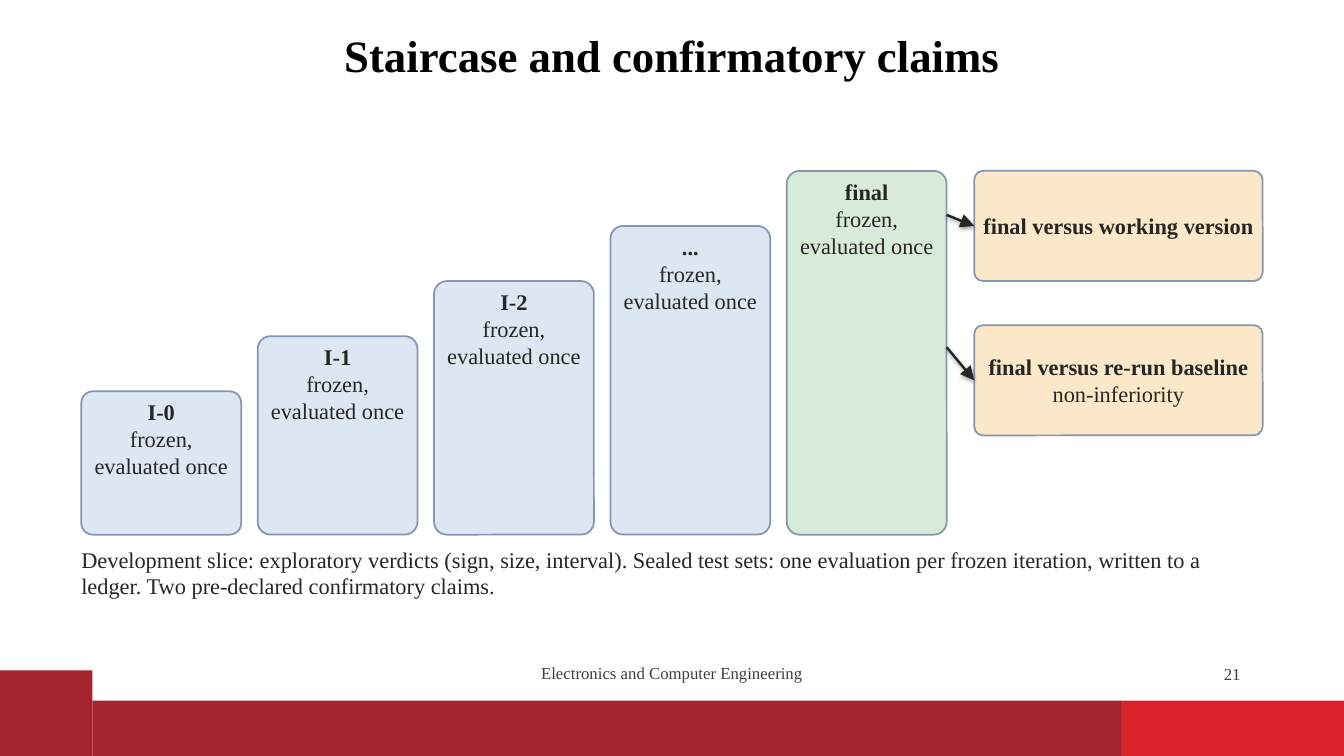
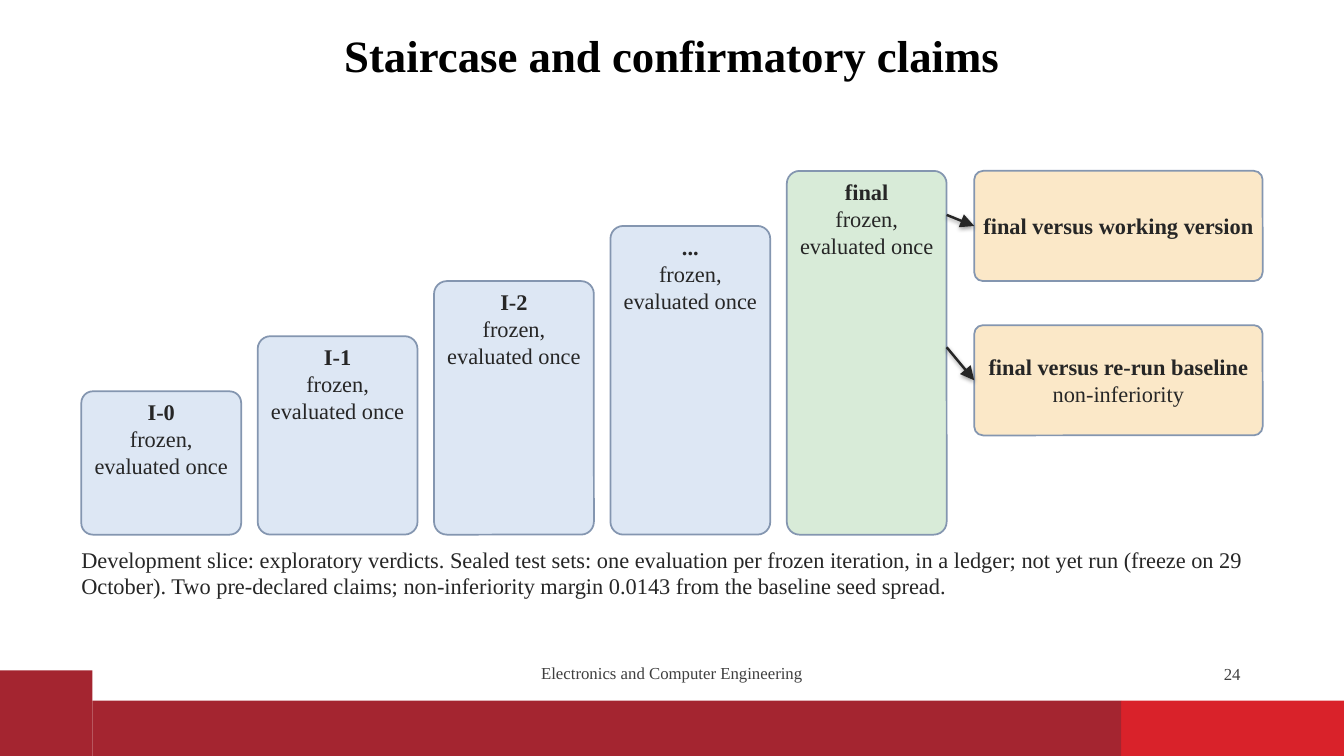
Before and after one commit to vaibhavshiroorkar/deepfake-detection, a slide deck: slide 24 of slides/DeepFake_Detection_Presentation.pptx (slide 21 before the commit). Drawn at 1344x756 pixels with LibreOffice and Linux fonts; fonts in the diff are those of the drawing; background and template pictures are left out. Boxes give left, top, right and bottom in pixels: in the first picture for what was removed or moved away, otherwise in the second. Text is boxed around its words. In the diff, an @@ line names an element or a change of style, - is before the commit and + after.

```diff
--- a/slides/DeepFake_Detection_Presentation.pptx
+++ b/slides/DeepFake_Detection_Presentation.pptx
@@ text at box(81, 552, 1241, 599): text changed @@
-Development slice: exploratory verdicts (sign, size, interval). Sealed test sets: one evaluation per frozen iteration, written to a ledger. Two pre-declared confirmatory claims.
+Development slice: exploratory verdicts. Sealed test sets: one evaluation per frozen iteration, in a ledger; not yet run (freeze on 29 October). Two pre-declared claims; non-inferiority margin 0.0143 from the baseline seed spread.
@@ page number at box(1224, 669, 1241, 680): text changed @@
-21
+24
```
Also in this commit, not shown: 5 other slides changed, 6 slides added, 1 slide removed, 28 other files.
